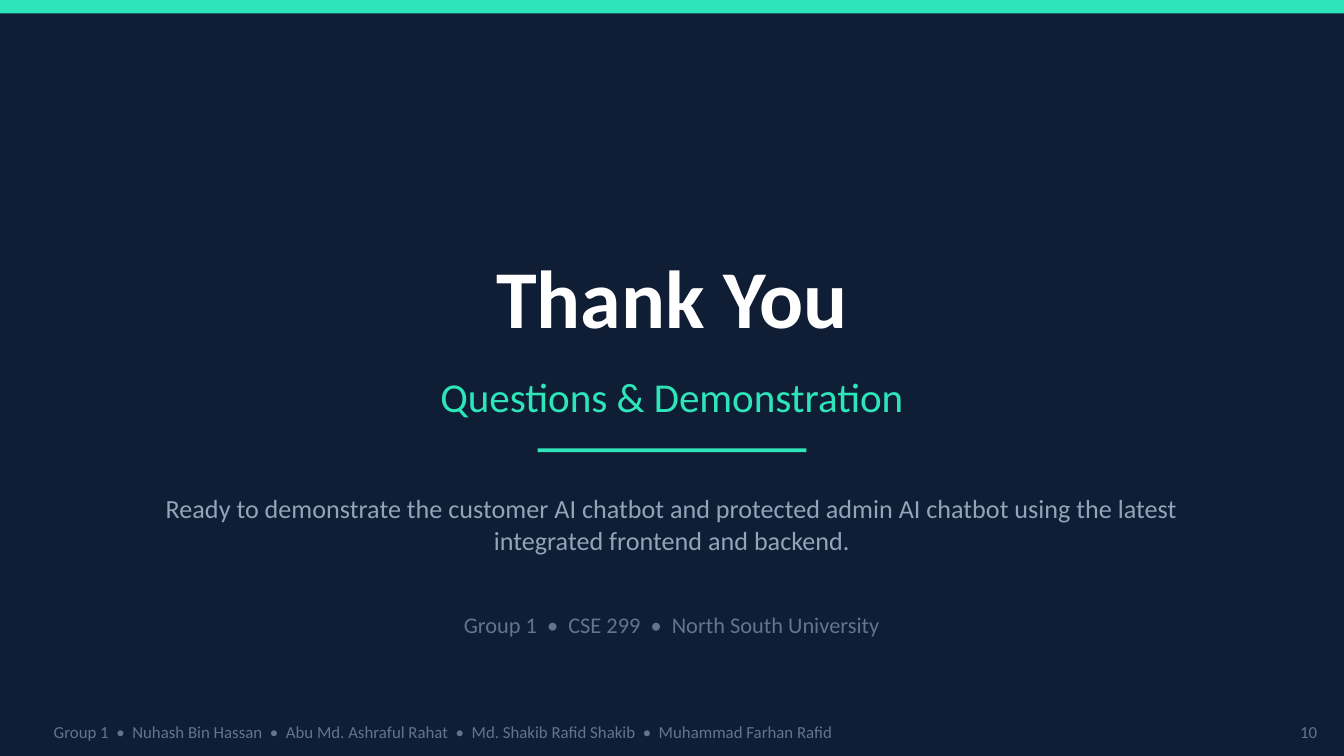
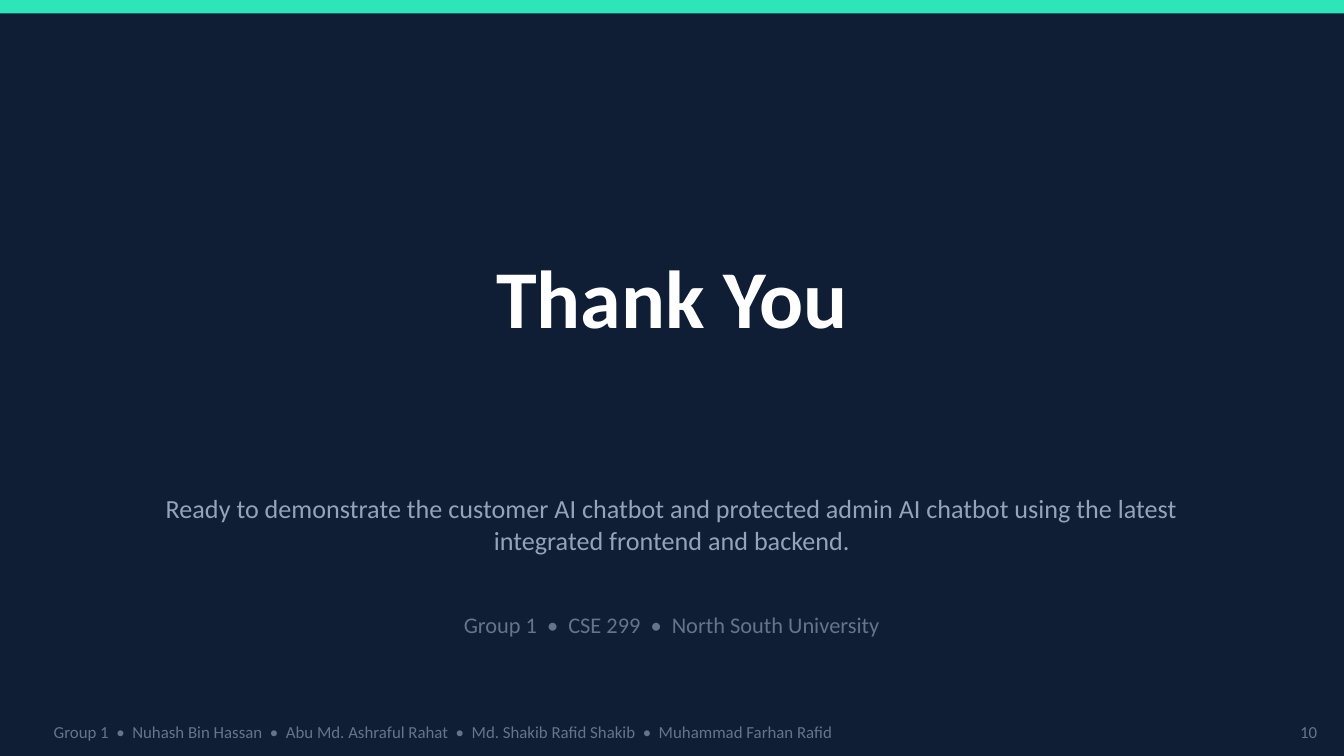
Before and after one commit to FarhanRafid382/CSE299-SECTION3-GROUP1, a slide deck: slide 11 of update4/Group1_Project_Update7_Presentation.pptx. Drawn at 1344x756 pixels with LibreOffice and Linux fonts; fonts in the diff are those of the drawing. Boxes give left, top, right and bottom in pixels: in the first picture for what was removed or moved away, otherwise in the second. Text is boxed around its words. In the diff, an @@ line names an element or a change of style, - is before the commit and + after.

```diff
--- a/update4/Group1_Project_Update7_Presentation.pptx
+++ b/update4/Group1_Project_Update7_Presentation.pptx
@@ text removed at (440, 383, 903, 418) @@
-Questions & Demonstration
@@ line removed from (538, 450) to (806, 450) @@
```
Also in this commit, not shown: 1 other slide changed, 1 other file.
